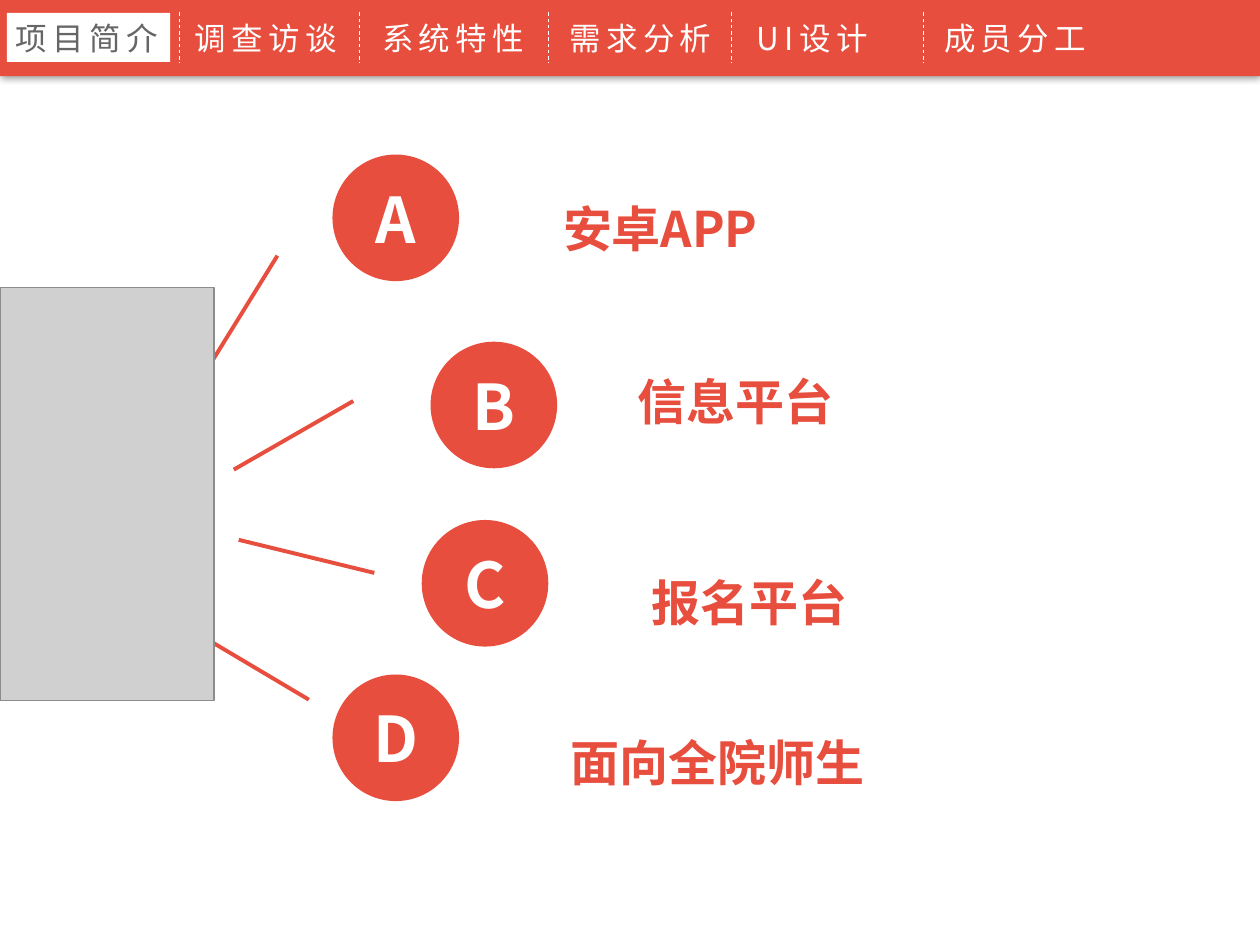
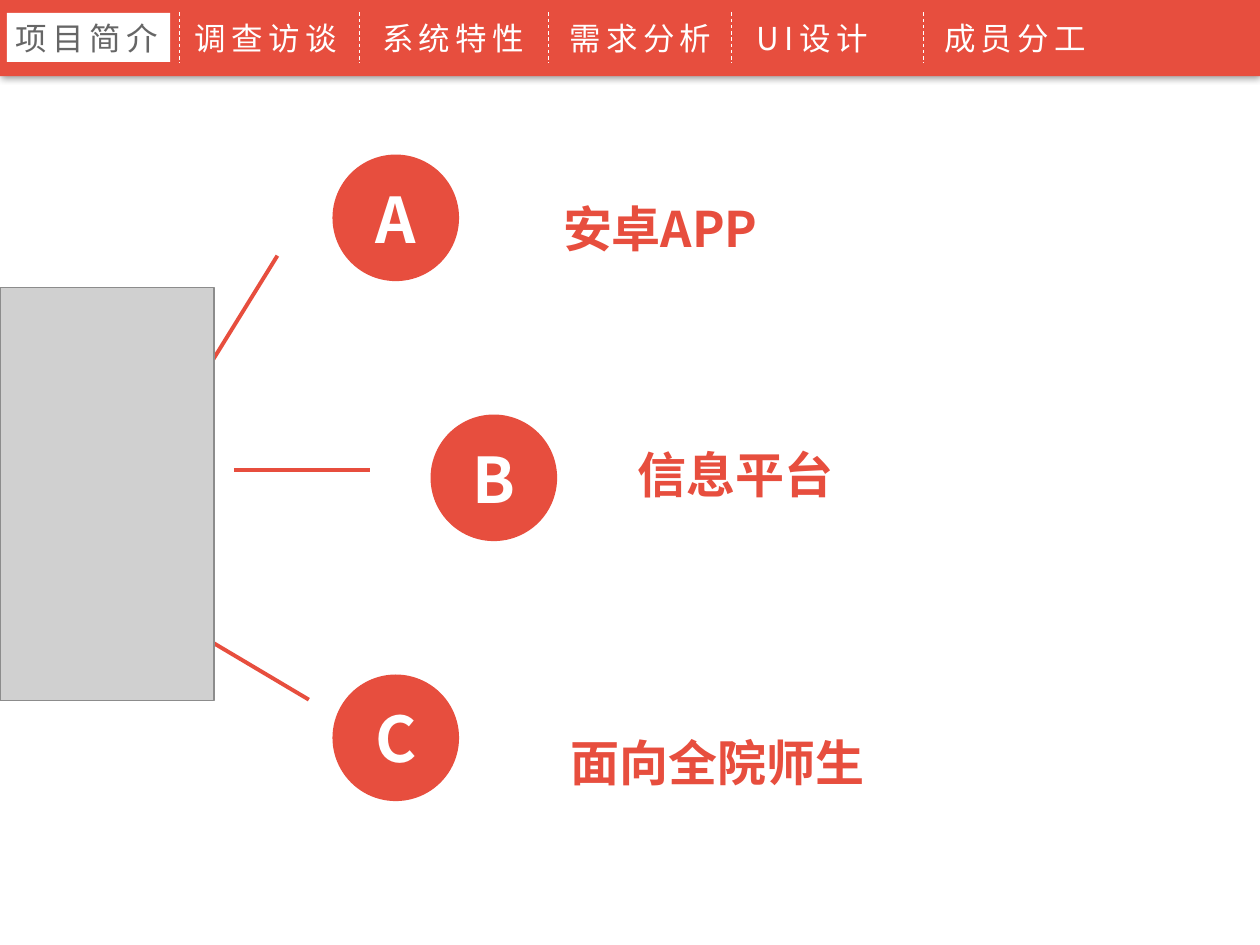
Before and after one commit to SE2017-G17/SoftWare, a slide deck: slide 4 of 需求说明书总ppt.pptx. Drawn at 1260x945 pixels with LibreOffice and Linux fonts; fonts in the diff are those of the drawing; grey boxes stand for pictures; background and template pictures are left out. Boxes give left, top, right and bottom in pixels: in the first picture for what was removed or moved away, otherwise in the second. Text is boxed around its words. In the diff, an @@ line names an element or a change of style, - is before the commit and + after.

```diff
--- a/需求说明书总ppt.pptx
+++ b/需求说明书总ppt.pptx
@@ ellipse "B" moved from (x1=431, y1=341, x2=557, y2=467) to (x1=431, y1=415, x2=557, y2=541) @@
@@ text "信息平台" moved from (x1=638, y1=378, x2=834, y2=425) to (x1=638, y1=451, x2=834, y2=498) @@
@@ line moved from (234, 470) - (353, 401) to (234, 470) - (370, 470) @@
@@ line removed from (238, 539) to (374, 573) @@
@@ ellipse removed at (x1=422, y1=520, x2=548, y2=646) @@
-C
@@ text removed at (x1=652, y1=579, x2=848, y2=626) @@
-报名平台
@@ text in ellipse at (x1=375, y1=714, x2=416, y2=763): text changed @@
-D
+C
```
Also in this commit, not shown: 7 other slides changed, 1 slide added.
